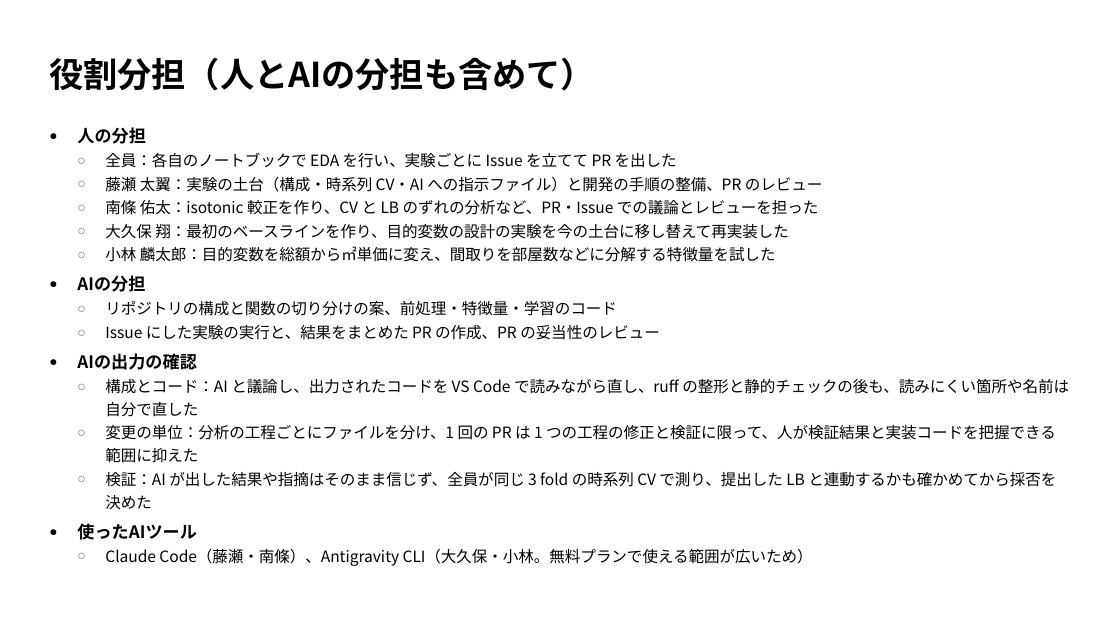
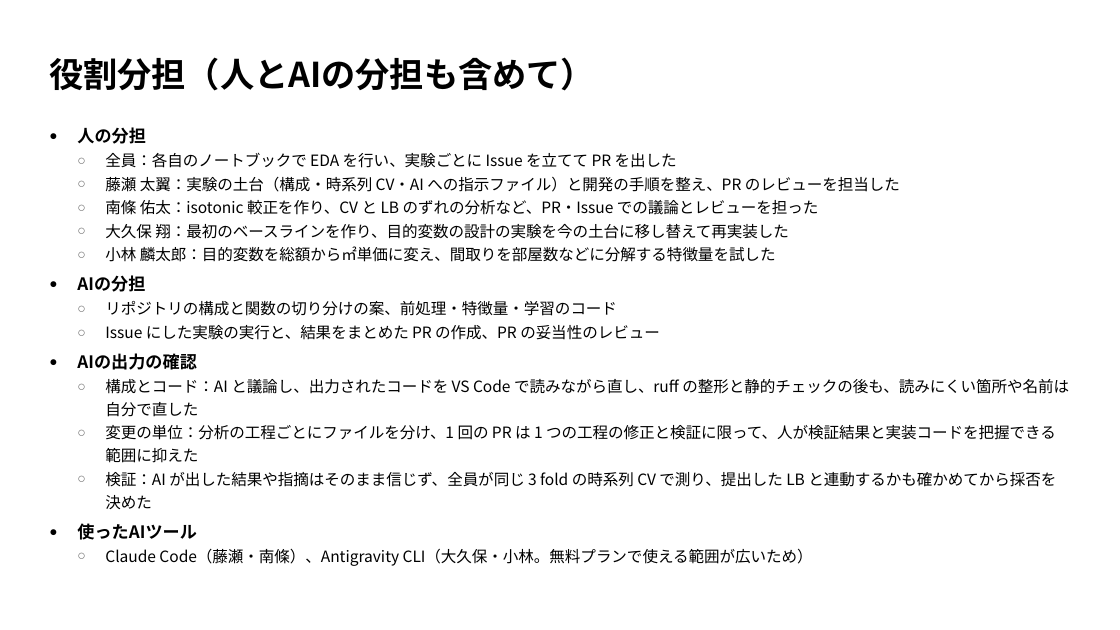
Before and after one commit to TaisukeFujise/condominium-price-pred, a slide deck: slide 2 of slides/midterm/midterm.pptx. Drawn at 1120x630 pixels with LibreOffice and Linux fonts; fonts in the diff are those of the drawing. Boxes give left, top, right and bottom in pixels: in the first picture for what was removed or moved away, otherwise in the second. Text is boxed around its words. In the diff, an @@ line names an element or a change of style, - is before the commit and + after.

```diff
--- a/slides/midterm/midterm.pptx
+++ b/slides/midterm/midterm.pptx
@@ text at [105, 177, 900, 192]: text changed @@
-  ○ 藤瀬 太翼：実験の土台（構成・時系列 CV・AI への指示ファイル）と開発の手順の整備、PR のレビュー
+  ○ 藤瀬 太翼：実験の土台（構成・時系列 CV・AI への指示ファイル）と開発の手順を整え、PR のレビューを担当した
```
Also in this commit, not shown: 2 other files.
